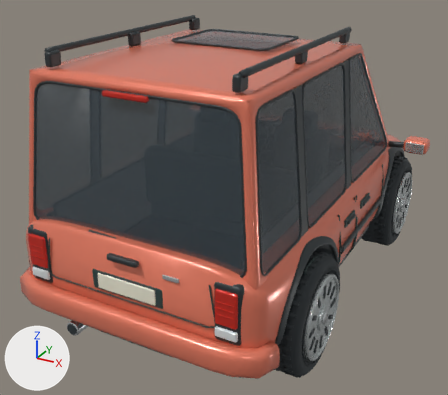
The Blender file source-art/family/picnic.blend: old version first, new version second.
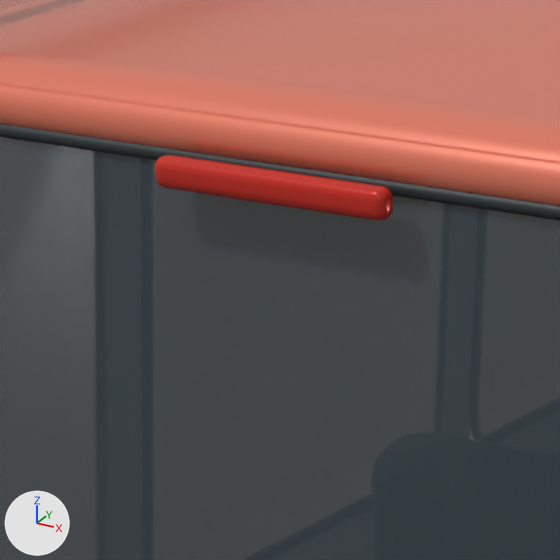
Each version appears first whole from a 50 mm lens placed at (2.034, -4.199, 2.678), pointed at (-0.146, -0.237, 0.697), and next in a close-up on the part from 16% to 41% of the width and 15% to 43% of the height. Arrows for +X, +Y and +Z are at lower left; the lights stay in place. The older version's two pictures come first.

The first close-up shows 'Body'.
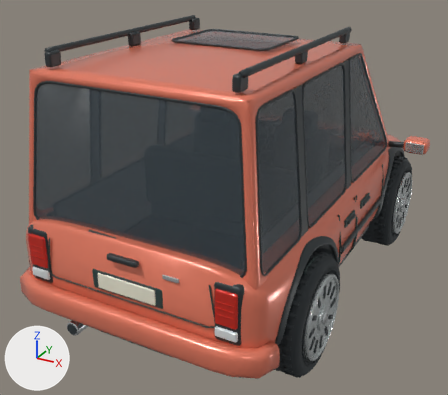
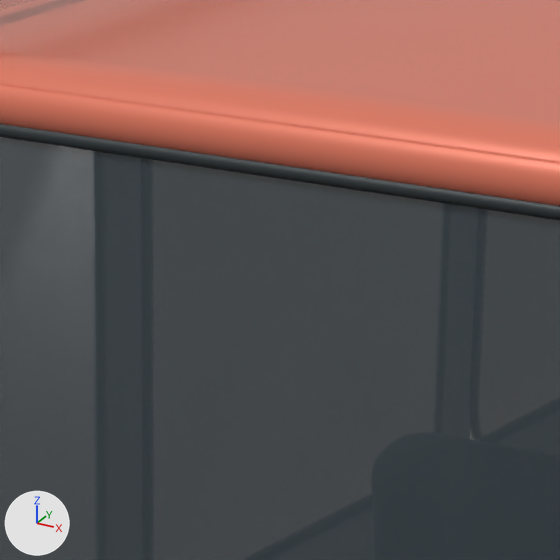
Where the newer file only moved an object's origin or applied its transform, the numbers keep the older frame.

Changed parts and their boxes (x1, y1, x2, y2) in the close-ups (560 x 560 px):
part 1 of me_continuous_formed_body_shell, deleted: before (155, 155, 393, 221)

The change, as a diff of the scene's bpy script:
```diff
--- a/source-art/family/picnic.blend.py
+++ b/source-art/family/picnic.blend.py
@@ me_continuous_formed_body_shell @@
 # used by ob_body; location = (0.0, 0.0, 0.0)
-me_continuous_formed_body_shell.from_pydata(...)  # 22490 vertices, 21805 faces; spans x -1.16..1.16, y -1.79..1.79, z 0.25..2.02
+me_continuous_formed_body_shell.from_pydata(...)  # 22394 vertices, 21707 faces; spans x -1.16..1.16, y -1.79..1.79, z 0.25..2.02
+# me_continuous_formed_body_shell part 1: the loose piece of 96 vertices spanning x -0.15..0.15, y -1.62..-1.59, z 1.82..1.86 is deleted
 me_continuous_formed_body_shell.materials.append(mat_bodypaint)
```
